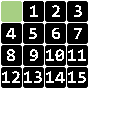
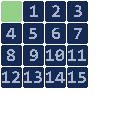
Before/after of a 128x128 layered artwork. What changed in the layer stack:
painted on "10" over left=46, top=49, right=64, bottom=61
painted on "9" over left=30, top=49, right=38, bottom=61
painted on "8" over left=7, top=49, right=15, bottom=61
painted on "7" over left=74, top=28, right=82, bottom=39
painted on "15" over left=68, top=71, right=86, bottom=83
painted on "14" over left=46, top=71, right=65, bottom=83
painted on "13" over left=24, top=71, right=42, bottom=83
painted on "12" over left=2, top=71, right=20, bottom=83
painted on "11" over left=68, top=49, right=86, bottom=61
painted on "6" over left=52, top=28, right=60, bottom=39
painted on "5" over left=29, top=28, right=37, bottom=39
painted on "4" over left=6, top=28, right=16, bottom=39
painted on "3" over left=74, top=5, right=82, bottom=17
painted on "2" over left=52, top=5, right=60, bottom=17
painted on "1" over left=30, top=5, right=38, bottom=17
painted on "Background" over left=1, top=1, right=88, bottom=88
